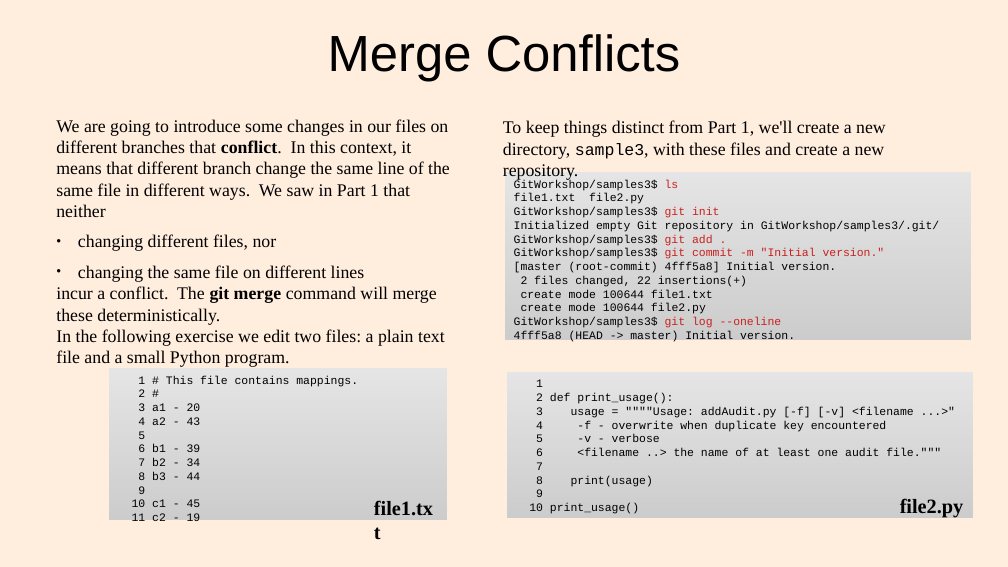
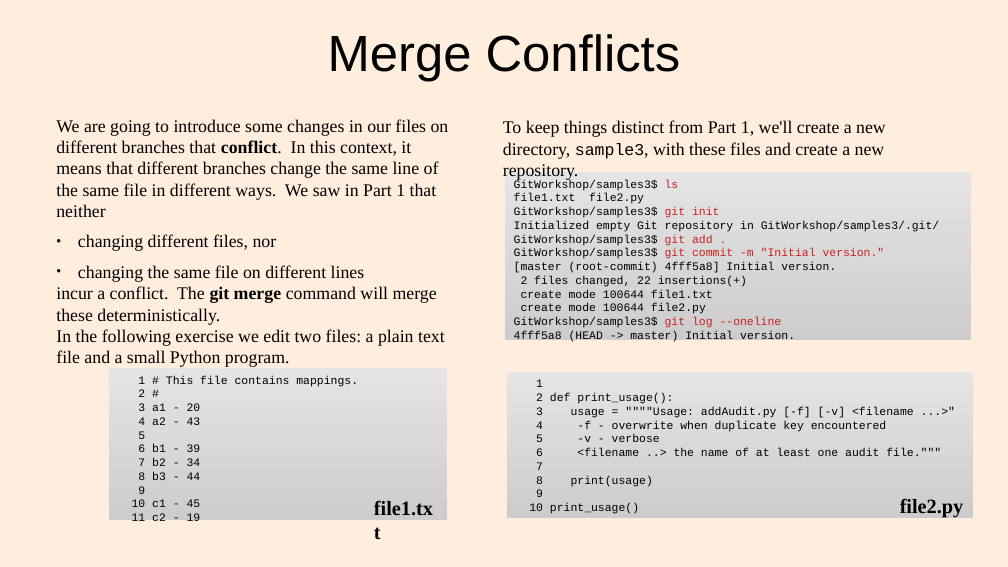
Before and after one commit to lacounty-isab/workshops, a slide deck: slide 13 of git/GitWorkshop2.odp (slide 3 before the commit). Drawn at 1008x567 pixels with LibreOffice and Linux fonts; fonts in the diff are those of the drawing. Boxes give left, top, right and bottom in pixels: in the first picture for what was removed or moved away, otherwise in the second. Text is boxed around its words. In the diff, an @@ line names an element or a change of style, - is before the commit and + after.

Commit message:
Moved ending of Part 1 to Part 2.
Upgraded Docusaurus to alpha.66.
No longer maintaining readme.md version of presentation.

```diff
--- a/git/GitWorkshop2.odp
+++ b/git/GitWorkshop2.odp
@@ text at <box>56,119,449,217</box>: text changed @@
-We are going to introduce some changes in our files on different branches that conflict. In this context, it means that different branch change the same line of the same file in different ways. We saw in Part 1 that neither
+We are going to introduce some changes in our files on different branches that conflict. In this context, it means that different branches change the same line of the same file in different ways. We saw in Part 1 that neither
```
Also in this commit, not shown: 2 other slides changed, 10 slides added, 22 other files.
